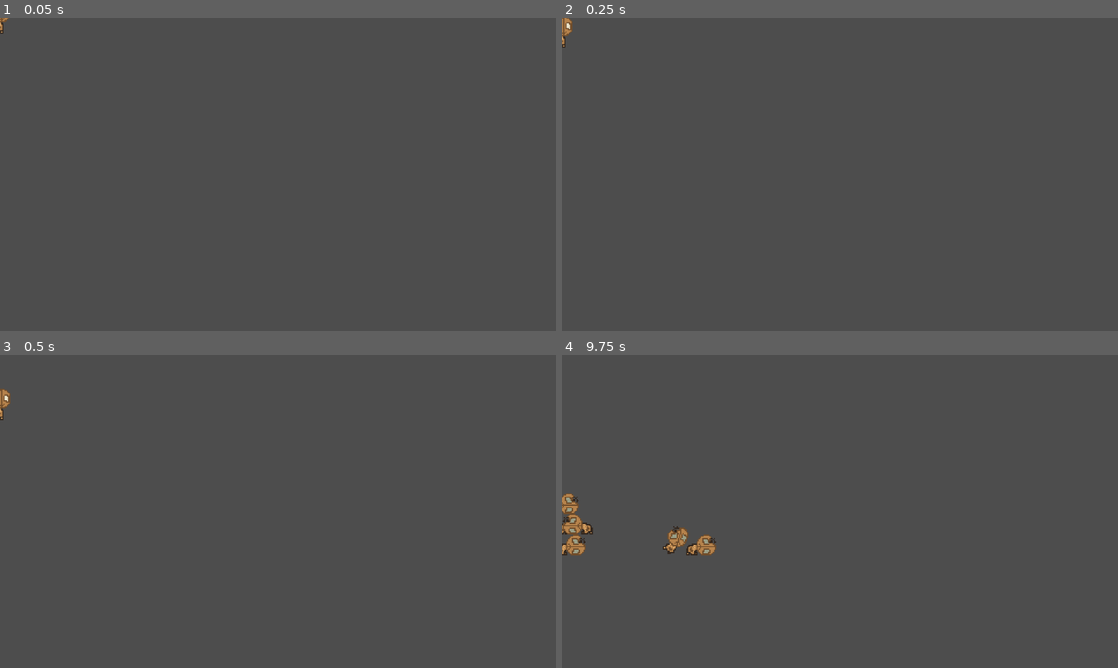
Above: before the commit, frames 1-4 (two rows, left to right).
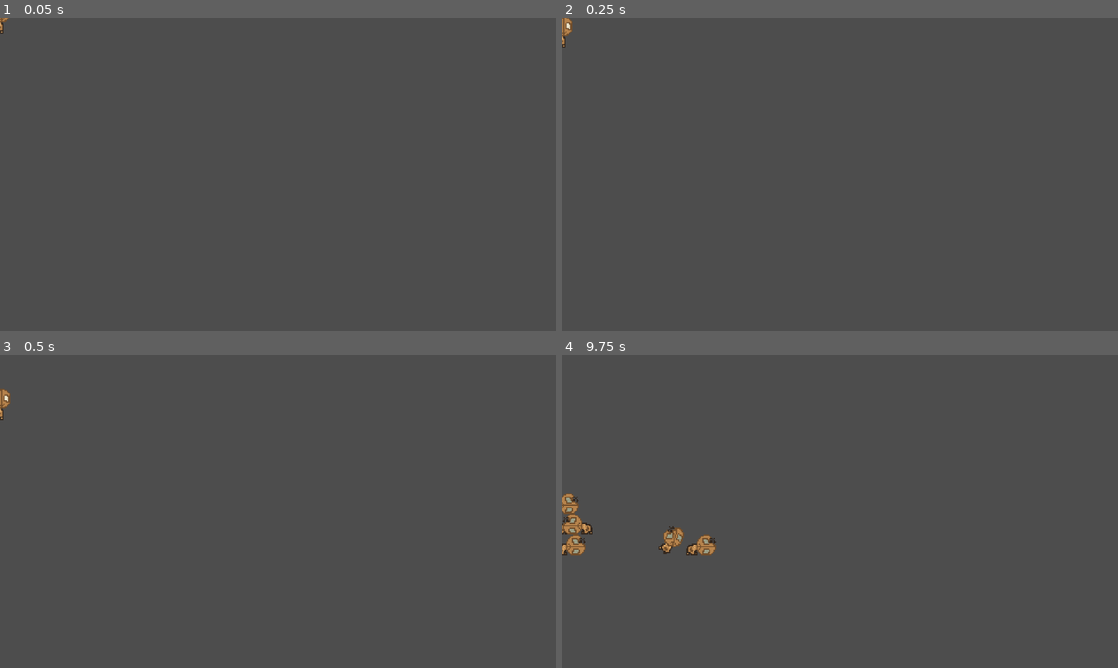
Above: after the commit, the same moments.

Repository: ffernn-dev/like-clockwork
Game: Godot game, scene res://main.tscn
Same seed, same stepped clock (60 frames per second), same inputs: the game is played once before the commit and once after it.
Inputs:
- Up to frame 1 (0.05 s): no input
- Up to frame 2 (0.25 s): no input
- Up to frame 3 (0.5 s): no input
- Up to frame 4 (9.75 s): hold C (die) 0.53-1.28 s; hold Right (right) 0.53-2.03 s; tap Z (jump) at 0.77, 1.52, 3.02, 3.77, 4.52, 6.02, 6.77, 7.52, 9.02 s; tap X (interact) every 1.5 s from 1.35 to 8.85 s; hold A (left) 2.03-2.78 s; hold C (die) 2.03-2.78 s; tap Enter at 2.75, 8 s; hold Right (right) 2.78-4.28 s; tap Space at 3.5 s; hold C (die) 3.53-4.28 s; hold A (left) 4.28-5.03 s; hold Right (right) 5.03-5.78 s; hold C (die) 5.03-5.78 s; hold A (left) 5.78-7.28 s; hold C (die) 6.53-7.28 s; hold Right (right) 7.28-9.53 s; hold C (die) 8.03-8.78 s; hold A (left) from 9.53 s (still down); hold C (die) from 9.53 s (still down)

Frames 1-3 are identical in both runs. In frame 4, 0.3% of the frame differs, in the area x 0-28%, y 51-64%.

Commit message:
make key in! put! plauyer scene!

Diff:
--- a/player.gd
+++ b/player.gd
@@ -102,8 +102,10 @@
 var colliderPosLockY
 var colliderPosLockX
 var anim
+var animKey
 var col
 var animScaleLock : Vector2
+var keyPosLockX
 
 #Inputs
 var upHold
@@ -128,6 +130,7 @@
 	dead = false
 	wasMovingR = true
 	anim = PlayerSprite
+	animKey = $Key
 	col = IdleCollider
 	_updateData()
 
@@ -158,6 +161,7 @@
 	maxSpeedLock = maxSpeed
 
 	animScaleLock = abs(anim.scale)
+	keyPosLockX = animKey.position.x
 	colliderScaleLockY = col.scale.y
 	colliderPosLockY = col.position.y
 
@@ -209,17 +213,23 @@
 			anim.speed_scale = 1
 			anim.play("death")
 			_setHitbox("death")
+			animKey.visible = false
 			death = false
 		return
 
 	# Flip sprite
 	if rightHold:
 		anim.scale.x = animScaleLock.x
+		animKey.scale.x = animScaleLock.x
+		animKey.position.x = keyPosLockX
 	if leftHold:
 		anim.scale.x = animScaleLock.x * -1
+		animKey.scale.x = animScaleLock.x * -1
+		animKey.position.x = -keyPosLockX
 
 	# Run & idle
 	if run and idle and !dashing and !crouching:
+		animKey.play("default")
 		if abs(velocity.x) > 0.1 and is_on_floor():
 			anim.speed_scale = abs(velocity.x / maxSpeed)
 			anim.play("run")
--- a/player.tscn
+++ b/player.tscn
@@ -1,7 +1,8 @@
-[gd_scene load_steps=25 format=3 uid="uid://ba2aoclpcasxr"]
+[gd_scene load_steps=35 format=3 uid="uid://ba2aoclpcasxr"]
 
 [ext_resource type="Script" uid="uid://b3aygmhvgn28f" path="res://player.gd" id="1_onrkg"]
 [ext_resource type="Texture2D" uid="uid://bqc4rk6dt6qx6" path="res://assets/sprites/clock-guy-main.png" id="2_onrkg"]
+[ext_resource type="Texture2D" uid="uid://bg1heyqla43a1" path="res://assets/sprites/clock-key.png" id="3_i3pqv"]
 
 [sub_resource type="RectangleShape2D" id="RectangleShape2D_onrkg"]
 size = Vector2(72, 108)
@@ -156,6 +157,70 @@
 "loop": true,
 "name": &"run",
 "speed": 15.0
+}]
+
+[sub_resource type="AtlasTexture" id="AtlasTexture_pylmc"]
+atlas = ExtResource("3_i3pqv")
+region = Rect2(0, 0, 32, 32)
+
+[sub_resource type="AtlasTexture" id="AtlasTexture_pbfsw"]
+atlas = ExtResource("3_i3pqv")
+region = Rect2(32, 0, 32, 32)
+
+[sub_resource type="AtlasTexture" id="AtlasTexture_5tmop"]
+atlas = ExtResource("3_i3pqv")
+region = Rect2(64, 0, 32, 32)
+
+[sub_resource type="AtlasTexture" id="AtlasTexture_7ahtn"]
+atlas = ExtResource("3_i3pqv")
+region = Rect2(96, 0, 32, 32)
+
+[sub_resource type="AtlasTexture" id="AtlasTexture_7lmhl"]
+atlas = ExtResource("3_i3pqv")
+region = Rect2(128, 0, 32, 32)
+
+[sub_resource type="AtlasTexture" id="AtlasTexture_dx0e4"]
+atlas = ExtResource("3_i3pqv")
+region = Rect2(160, 0, 32, 32)
+
+[sub_resource type="AtlasTexture" id="AtlasTexture_jm5j8"]
+atlas = ExtResource("3_i3pqv")
+region = Rect2(192, 0, 32, 32)
+
+[sub_resource type="AtlasTexture" id="AtlasTexture_7hik5"]
+atlas = ExtResource("3_i3pqv")
+region = Rect2(224, 0, 32, 32)
+
+[sub_resource type="SpriteFrames" id="SpriteFrames_qtqh7"]
+animations = [{
+"frames": [{
+"duration": 1.0,
+"texture": SubResource("AtlasTexture_pylmc")
+}, {
+"duration": 1.0,
+"texture": SubResource("AtlasTexture_pbfsw")
+}, {
+"duration": 1.0,
+"texture": SubResource("AtlasTexture_5tmop")
+}, {
+"duration": 1.0,
+"texture": SubResource("AtlasTexture_7ahtn")
+}, {
+"duration": 1.0,
+"texture": SubResource("AtlasTexture_7lmhl")
+}, {
+"duration": 1.0,
+"texture": SubResource("AtlasTexture_dx0e4")
+}, {
+"duration": 1.0,
+"texture": SubResource("AtlasTexture_jm5j8")
+}, {
+"duration": 1.0,
+"texture": SubResource("AtlasTexture_7hik5")
+}],
+"loop": true,
+"name": &"default",
+"speed": 5.0
 }]
 
 [node name="Player" type="CharacterBody2D" node_paths=PackedStringArray("PlayerSprite", "IdleCollider", "RunCollider", "JumpCollider", "DeathCollider")]
@@ -177,34 +242,40 @@
 visible = false
 position = Vector2(0, -2)
 shape = SubResource("RectangleShape2D_onrkg")
-debug_color = Color(0.6719704, 0.4957735, 0.32149506, 0.41960785)
+debug_color = Color(0.67197, 0.495773, 0.321495, 0.419608)
 
 [node name="CollideJump" type="CollisionShape2D" parent="."]
 visible = false
 position = Vector2(0, -4)
 shape = SubResource("RectangleShape2D_hqtel")
 disabled = true
-debug_color = Color(0.6719704, 0.4957735, 0.32149506, 0.41960785)
+debug_color = Color(0.67197, 0.495773, 0.321495, 0.419608)
 
 [node name="CollideRun" type="CollisionShape2D" parent="."]
 visible = false
 shape = SubResource("RectangleShape2D_i3pqv")
 disabled = true
-debug_color = Color(0.6719704, 0.4957735, 0.32149506, 0.41960785)
+debug_color = Color(0.67197, 0.495773, 0.321495, 0.419608)
 
 [node name="CollideDeath" type="CollisionShape2D" parent="."]
 position = Vector2(19, 17)
-rotation = 1.5707964
+rotation = 1.5708
 shape = SubResource("CapsuleShape2D_onrkg")
 disabled = true
-debug_color = Color(0.6719704, 0.4957735, 0.32149506, 0.41960785)
+debug_color = Color(0.67197, 0.495773, 0.321495, 0.419608)
 
 [node name="Sprite" type="AnimatedSprite2D" parent="."]
 position = Vector2(0, -12)
 scale = Vector2(4, 4)
 sprite_frames = SubResource("SpriteFrames_onrkg")
-animation = &"death"
+animation = &"run"
 autoplay = "idle"
-frame = 6
-frame_progress = 1.0
+frame = 5
 offset = Vector2(-1, 0)
+
+[node name="Key" type="AnimatedSprite2D" parent="."]
+position = Vector2(-4, -13)
+scale = Vector2(4, 4)
+sprite_frames = SubResource("SpriteFrames_qtqh7")
+frame = 1
+frame_progress = 0.0162112
--- a/project.godot
+++ b/project.godot
@@ -12,7 +12,7 @@
 
 config/name="Like Clockwork"
 run/main_scene="uid://m00nbcfqtyym"
-config/features=PackedStringArray("4.5", "GL Compatibility")
+config/features=PackedStringArray("4.4", "GL Compatibility")
 config/icon="res://icon.svg"
 
 [display]
Not shown, added: assets/sprites/attack.png.import
Not shown, added: assets/sprites/button(16x16).png.import
Not shown, added: assets/sprites/button-door(48x16)-Sheet.png.import
Not shown, added: assets/sprites/button-sign.png.import
Not shown, added: assets/sprites/door(32x48p).png.import
Not shown, added: assets/sprites/enemy(32x32).png.import
Not shown, added: assets/sprites/floor-basic-ahh(16x16).png.import
Not shown, added: assets/sprites/lever-sheet.png.import
